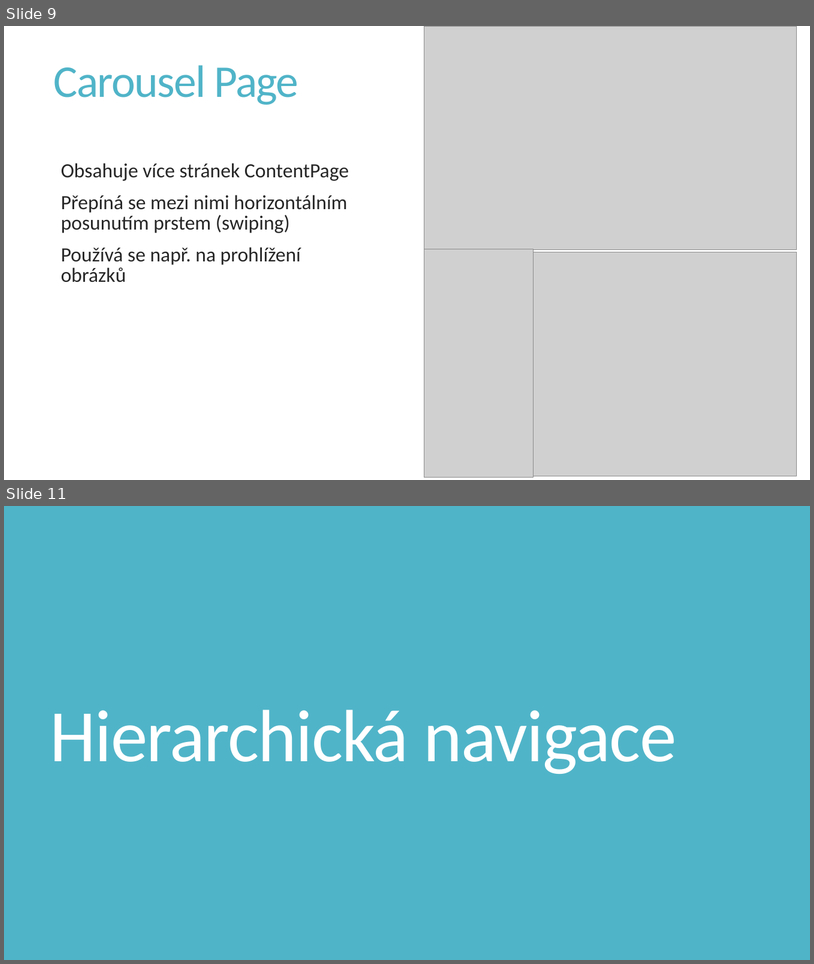
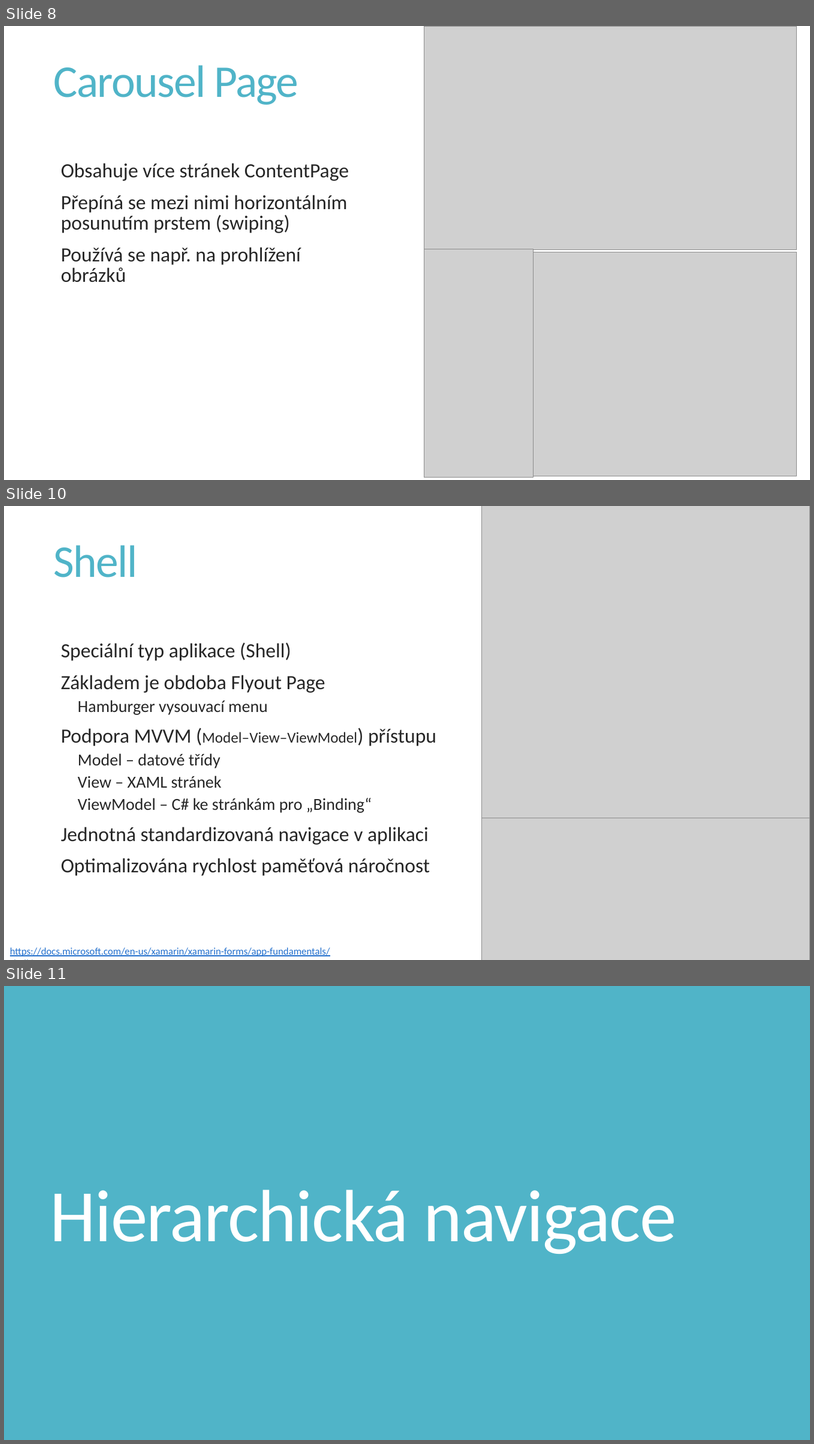
Before and after one commit to PetrVobornik/prednasky, a slide deck: Xamarin.Forms/04-Navigace/navigace.ppsx. Shown one above the other, each under a label of ours: slides 9 and 11 before the commit, slides 8, 10 and 11 after it; the slides between them are not shown. The pictures are 814x964 and 814x1444 pixels, drawn with LibreOffice and Linux fonts; fonts in the diff are those of the drawing; grey boxes stand for pictures. Boxes give left, top, right and bottom in pixels: in the first picture for what was removed or moved away, otherwise in the second. Text is boxed around its words. In the diff, an @@ line names an element or a change of style, - is before the commit and + after.

```diff
--- a/Xamarin.Forms/04-Navigace/navigace.ppsx
+++ b/Xamarin.Forms/04-Navigace/navigace.ppsx
@@ slide 10 added at (4,506,810,960), background #FFFFFF @@
@@ picture added at (482,506,810,817) @@
@@ title added at (54,545,138,577), 54 pt, text #50B4C8 @@
+Shell
@@ text added at (61,642,437,876), 24 pt, text #262626 @@
+  Speciální typ aplikace (Shell)
+  Základem je obdoba Flyout Page
+    Hamburger vysouvací menu
+  Podpora MVVM (Model–View–ViewModel) přístupu
+    Model – datové třídy
+    View – XAML stránek
+    ViewModel – C# ke stránkám pro „Binding“
+  Jednotná standardizovaná navigace v aplikaci
+  Optimalizována rychlost paměťová náročnost
@@ picture added at (482,817,810,960) @@
@@ text added at (10,947,330,956), 12 pt, text #2370CD, underline @@
+https://docs.microsoft.com/en-us/xamarin/xamarin-forms/app-fundamentals/shell/
@@ what was slide 9 is now slide 8 @@
```
Also in this commit, not shown: 2 slides changed, 1 slide removed, 15 other files.
